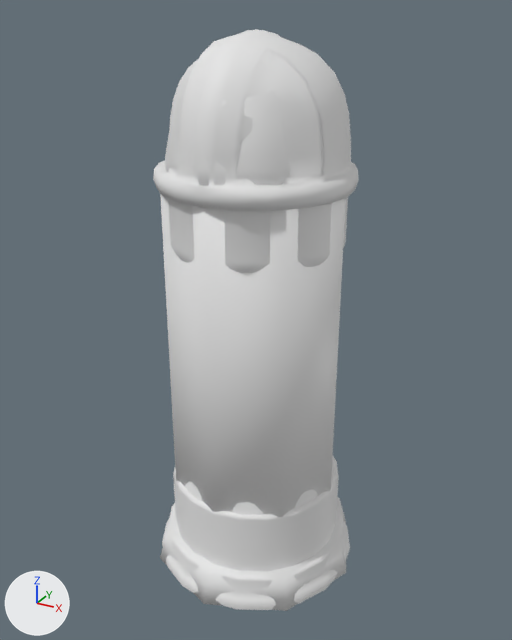
One commit to the FBX model Assets/LeartesStudios/HistoricalMuseum/Art/Meshes/SM_TrashCan.fbx: the scene before it, then after it.
Both versions are drawn from a camera (50 mm lens) standing at (0.781, -1.421, 1.397) and looking at (-0.002, 0.003, 0.686). The lights are fixed; the arrows at lower left show +X, +Y and +Z. Objects named as collision shapes, trigger or cutter boxes, shadow casters or lower levels of detail are left out. Where no turn or scale is listed for an object, it has been applied to the vertices. Vertices at the same position are counted once.

The older version as bpy lines, for what is in view:
```python
mat_mi_trashcan = principled_material('MI_TrashCan')
mat_mi_trashcan.base_color = (0.8, 0.8, 0.8)  # white #e7e7e7
mat_mi_trashcan.roughness = 0.553
me_sm_trashcan = bpy.data.meshes.new('SM_TrashCan')
me_sm_trashcan.from_pydata(...)  # 645 vertices, 1286 faces; spans x -0.268..0.268, y -0.268..0.268, z 0.0..1.355
me_sm_trashcan.materials.append(mat_mi_trashcan)  # its picture is missing
me_sm_trashcan_convexhulls = bpy.data.meshes.new('SM_TrashCan_ConvexHulls')
me_sm_trashcan_convexhulls.from_pydata(...)  # 66 vertices, 120 faces; spans x -0.278..0.278, y -0.278..0.278, z 0.0..1.358
me_sm_trashcan_convexhulls.polygons.foreach_set('use_smooth', [True] * 120)
ob_sm_trashcan_convexhulls = bpy.data.objects.new('SM_TrashCan_ConvexHulls', me_sm_trashcan_convexhulls)
ob_sm_trashcan_convexhulls.location = (0.0, 0.0, 0.0)
ob_sm_trashcan_lod0 = bpy.data.objects.new('SM_TrashCan_LOD0', me_sm_trashcan)
ob_sm_trashcan_lod0.location = (0.0, 0.0, 0.0)
```
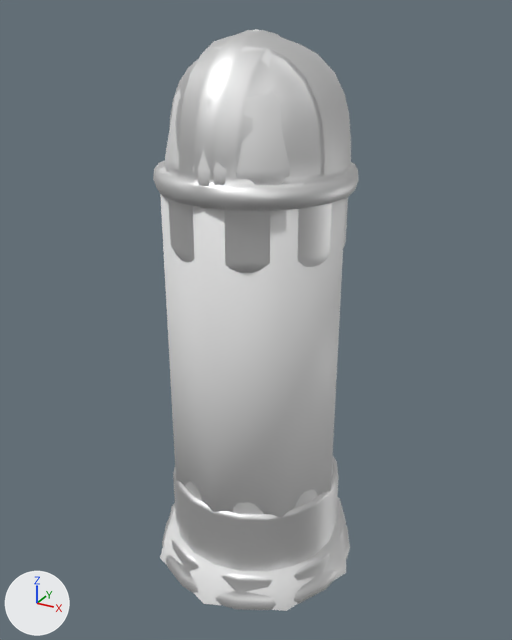
The change in detail:
In material 'MI_TrashCan' (mat_mi_trashcan), metallic goes from 0.0 to 1.0.
me_sm_trashcan_convexhulls is used by ob_sm_trashcan_convexhulls; location (0.0, 0.0, 0.0).
me_sm_trashcan_convexhulls had 66 vertices, 120 faces and spanned x -0.278..0.278, y -0.278..0.278, z 0.0..1.358.
me_sm_trashcan_convexhulls now has 66 vertices, 114 faces and spans x -0.278..0.278, y -0.278..0.278, z 0.0..1.358.
Part 1, on me_sm_trashcan_convexhulls:
120 faces are deleted.
114 new faces join them.

Location of each change, [x1, y1, x2, y2] in pixels of the pictures (512 x 640 px; the box of a moved part takes in the faces that stretch with it):
'SM_TrashCan_LOD0', surface changed: [153, 30, 359, 610] in both
part 1 of me_sm_trashcan_convexhulls, moved or reshaped: [159, 29, 347, 611] in both
